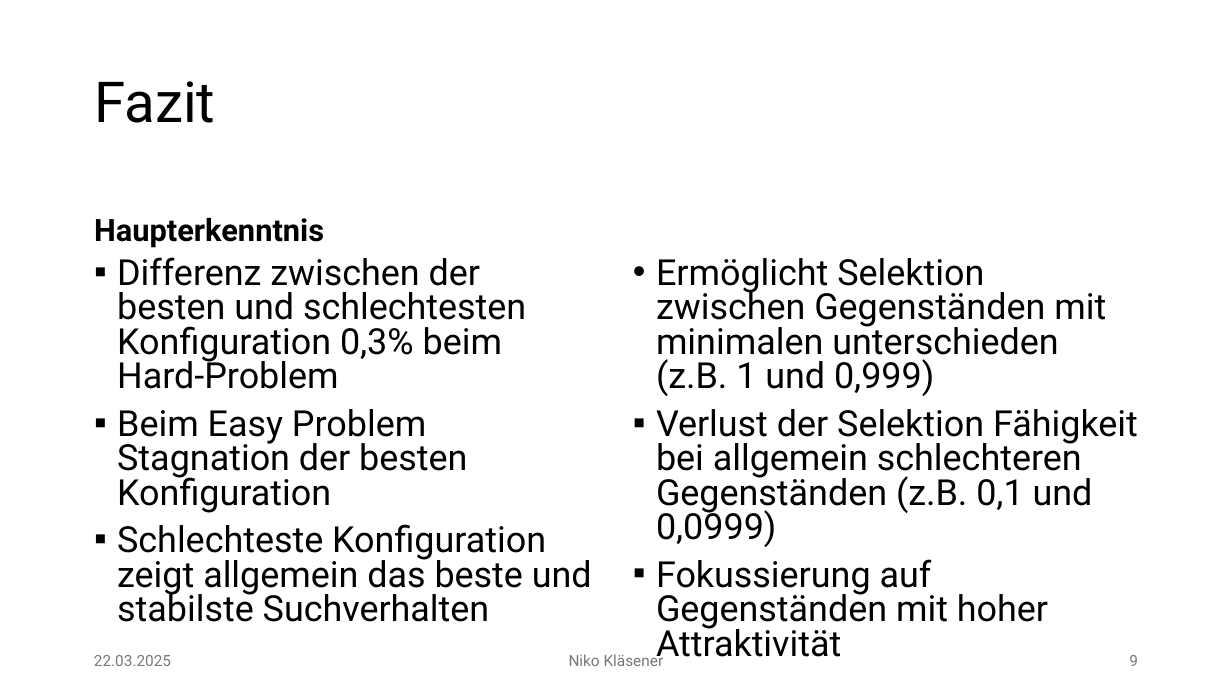
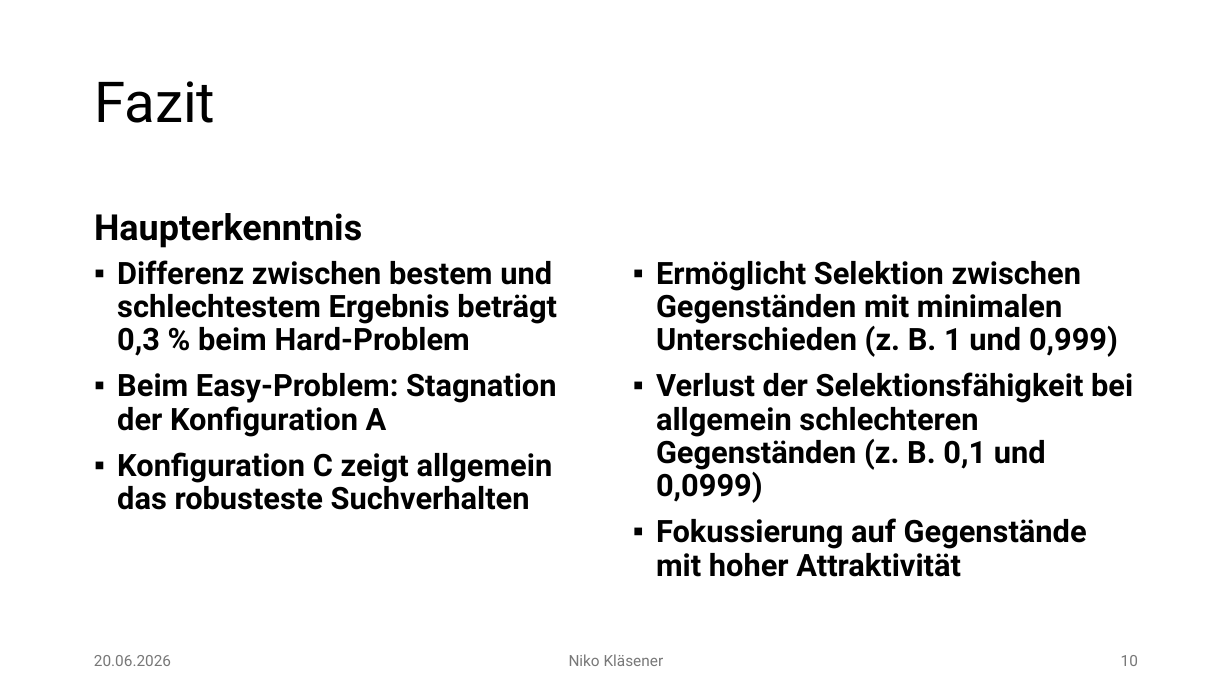
Before and after one commit to Niggo1299/BMO-Projekt, a slide deck: slide 10 of BMO-Projekt.pptx (slide 9 before the commit). Drawn at 1232x693 pixels with LibreOffice and Linux fonts; fonts in the diff are those of the drawing; grey boxes stand for pictures; background and template pictures are left out. Boxes give left, top, right and bottom in pixels: in the first picture for what was removed or moved away, otherwise in the second. Text is boxed around its words. In the diff, an @@ line names an element or a change of style, - is before the commit and + after.

```diff
--- a/BMO-Projekt.pptx
+++ b/BMO-Projekt.pptx
@@ text "Haupterkenntnis" at bbox=[94, 213, 362, 248]: size 24 to 28 pt @@
@@ text at bbox=[117, 260, 557, 510]: text changed; size 28 to 24 pt; bold on @@
-▪ Differenz zwischen der besten und schlechtesten Konfiguration 0,3% beim Hard-Problem
-▪ Beim Easy Problem Stagnation der besten Konfiguration
-▪ Schlechteste Konfiguration zeigt allgemein das beste und stabilste Suchverhalten
+▪ Differenz zwischen bestem und schlechtestem Ergebnis beträgt 0,3 % beim Hard-Problem
+▪ Beim Easy-Problem: Stagnation der Konfiguration A
+▪ Konfiguration C zeigt allgemein das robusteste Suchverhalten
@@ text at bbox=[656, 261, 1133, 577]: text changed; size 28 to 24 pt; bold on @@
-• Ermöglicht Selektion zwischen Gegenständen mit minimalen unterschieden (z.B. 1 und 0,999)
-▪ Verlust der Selektion Fähigkeit bei allgemein schlechteren Gegenständen (z.B. 0,1 und 0,0999)
-▪ Fokussierung auf Gegenständen mit hoher Attraktivität
+▪ Ermöglicht Selektion zwischen Gegenständen mit minimalen Unterschieden (z. B. 1 und 0,999)
+▪ Verlust der Selektionsfähigkeit bei allgemein schlechteren Gegenständen (z. B. 0,1 und 0,0999)
+▪ Fokussierung auf Gegenstände mit hoher Attraktivität
@@ text at bbox=[94, 655, 171, 666]: text changed @@
-22.03.2025
+20.06.2026
@@ page number at bbox=[1121, 655, 1138, 666]: text changed @@
-9
+10
```
Also in this commit, not shown: 8 other slides changed, 1 slide added, 29 other files.
